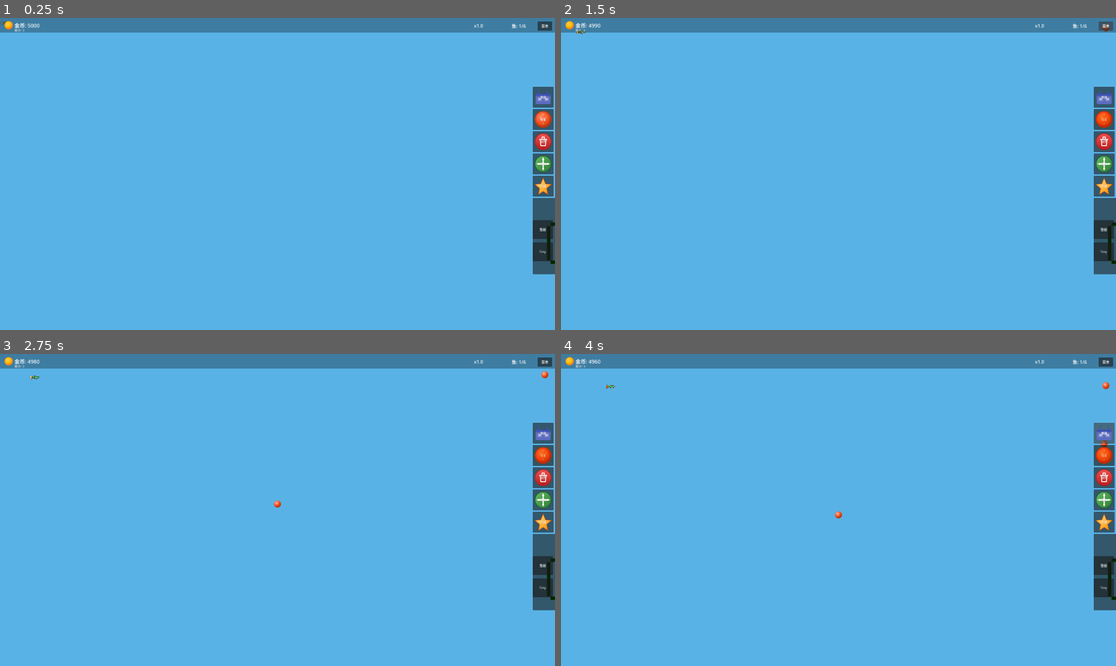
Above: before the commit, frames 1-4 (two rows, left to right).
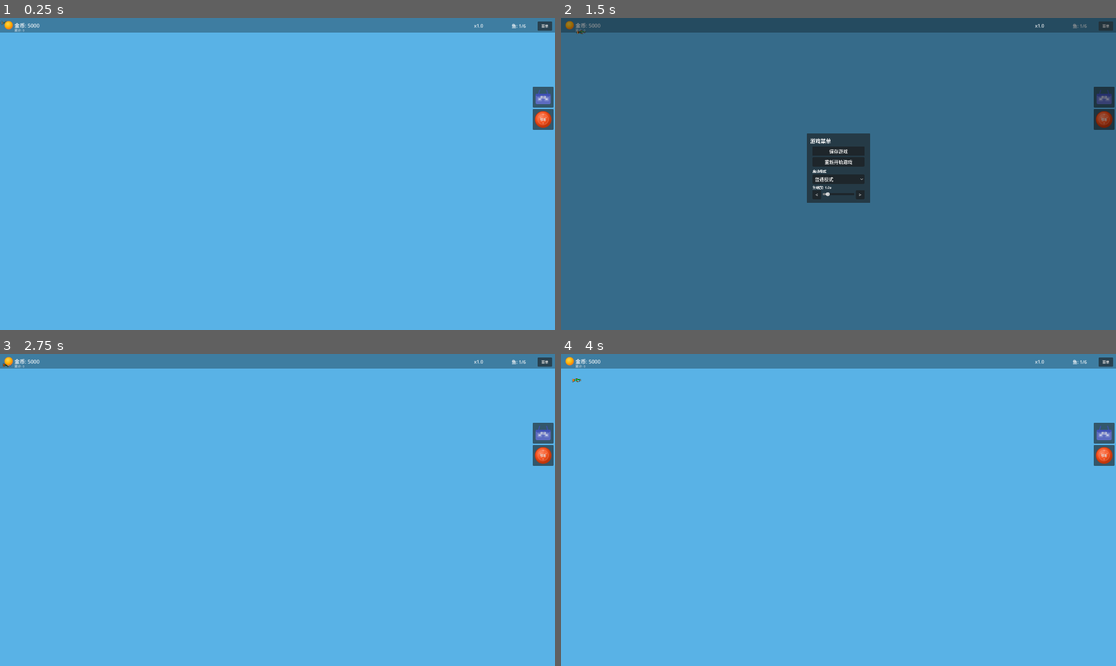
Above: after the commit, the same moments.

Repository: ZhanXuzhao/Deskquarium
Game: Godot game, scene res://main.tscn
Two runs of this game, one before a commit and one after it. Both use one fixed random seed, a clock stepped at 60 frames per second and the inputs below.
Inputs (mouse positions are in pixels of both pictures, inside the frame that each line leads up to):
- Up to frame 1 (0.25 s): no input
- Up to frame 2 (1.5 s): click "喂食" at 0.5 s; click "菜单" at 1.25 s
- Up to frame 3 (2.75 s): click (277, 497) at 2 s, where only the run after the commit has a clickable "重新开始游戏"
- Up to frame 4 (4 s): click "商店" at 2.75 s; click "商店" (after the commit: "关闭") at 3.5 s

The runs differ from the first frame. In frame 1, 1.7% of the frame differs, in the area x 95-100%, y 36-83%; in frame 2, 100%, in the area x 0-100%, y 0-100%; in frame 3, 1.9%; in frame 4, 1.9%.
Error after the commit: Invalid access to property or key 'toggle' on a base object of type 'Nil'. (res://scripts/main.gd:579)

Commit message:
refactor(main): extract FeedManager from main.gd
- Create new scripts/managers/feed_manager.gd with class_name FeedManager
- Move feed mode logic (toggle, enter/exit, cursor, food placement) to FeedManager
- Move do_feed() click-feed method to FeedManager
- main.gd delegates via feed_manager.process_feed(), handle_input(), is_active(), exit_feed_mode(), toggle()
- Reduce main.gd by ~75 lines

Diff:
--- a/scripts/main.gd
+++ b/scripts/main.gd
@@ -54,16 +54,11 @@
 var _fish_count_label: Label
 
 var _window_manager: WindowManager = null
+var _feed_manager: FeedManager = null
 
 # 装饰物放置模式
 var _placement_preview: Sprite2D = null
 var _placement_deco_type: int = -1
-
-# 投喂模式
-var _feed_mode: bool = false
-var _feed_holding: bool = false
-var _feed_hold_time: float = 0.0
-const FEED_INTERVAL: float = 1.0 / 3.0
 
 
 func _ready() -> void:
@@ -89,6 +84,17 @@
 	_window_manager.redraw_requested.connect(queue_redraw)
 	_window_manager.after_ui_shown.connect(_on_window_mode_ui_shown)
 
+	# 初始化 FeedManager
+	var fm := FeedManager.new()
+	fm.name = "FeedManager"
+	add_child(fm)
+	_feed_manager = fm
+	_feed_manager.fish_container = fish_container
+	_feed_manager.food_container = food_container
+	_feed_manager.aquarium = aquarium
+	_feed_manager.ui_container = _ui_container
+	_feed_manager.aquarium_bounds_getter = func() -> Rect2: return aquarium_bounds
+
 	# 初始缩放
 	call_deferred(&"_update_aquarium_scale")
 
@@ -218,12 +224,7 @@
 		_update_placement_preview()
 
 	_window_manager.handle_process(_delta)
-
-	if _feed_mode and _feed_holding:
-		_feed_hold_time += _delta
-		while _feed_hold_time >= FEED_INTERVAL:
-			_feed_hold_time -= FEED_INTERVAL
-			_place_food_at_mouse()
+	_feed_manager.process_feed(_delta)
 
 
 func _handle_input() -> void:
@@ -248,8 +249,8 @@
 				aqua.clear_move_selection()
 		elif Global.decoration_placement_active:
 			_cancel_placement()
-		elif _feed_mode:
-			_exit_feed_mode()
+		elif _feed_manager.is_active():
+			_feed_manager.exit_feed_mode()
 
 	var minus_pressed := Input.is_key_pressed(KEY_MINUS)
 	var equal_pressed := Input.is_key_pressed(KEY_EQUAL)
@@ -290,8 +291,9 @@
 		if Global.decoration_placement_active and not shop_panel_open:
 			_cancel_placement()
 			return
-		if _feed_mode:
-			_exit_feed_mode()
+		if _feed_manager.is_active():
+			_feed_manager.exit_feed_mode()
+			get_viewport().set_input_as_handled()
 			return
 		if _selected_fish != null:
 			_hide_fish_info()
@@ -302,16 +304,8 @@
 		if event.button_index == MOUSE_BUTTON_LEFT and event.pressed:
 			_confirm_placement()
 
-	if _feed_mode and event is InputEventMouseButton:
-		if event.button_index == MOUSE_BUTTON_LEFT:
-			if event.pressed:
-				_feed_holding = true
-				_feed_hold_time = 0.0
-				_place_food_at_mouse()
-			else:
-				_feed_holding = false
-			get_viewport().set_input_as_handled()
-			return
+	if _feed_manager.handle_input(event):
+		return
 
 
 func _unhandled_input(event: InputEvent) -> void:
@@ -582,7 +576,8 @@
 			"shop":
 				btn.pressed.connect(toggle_shop)
 			"feed":
-				btn.pressed.connect(_toggle_feed_mode.bind(btn))
+				btn.pressed.connect(_feed_manager.toggle.bind(btn))
+
 			"sell":
 				btn.pressed.connect(_toggle_sell_mode.bind(btn))
 			"move":
@@ -1044,89 +1039,6 @@
 	equipment_container.add_child(buyer)
 
 
-func do_feed() -> void:
-	if fish_container.get_child_count() == 0:
-		return
-
-	if not Global.spend(10):
-		return
-
-	var pellet_scene := preload("res://scenes/food/food_pellet.tscn")
-	var pellet_script := preload("res://scripts/food/food_pellet.gd")
-	for i in 10:
-		var pellet := pellet_scene.instantiate()
-		pellet.set_script(pellet_script)
-
-		var margin := 80
-		var x := randf_range(aquarium_bounds.position.x + margin, aquarium_bounds.position.x + aquarium_bounds.size.x - margin)
-		pellet.position = Vector2(x, aquarium_bounds.position.y + 10)
-		pellet.bottom_y = aquarium_bounds.position.y + aquarium_bounds.size.y - 10
-		food_container.add_child(pellet)
-
-		for fish in fish_container.get_children():
-			if fish.has_method("set_food_target"):
-				fish.set_food_target(pellet)
-
-
-# ── 投喂模式 ─────────────────────────────────────────────────────────────
-
-func _toggle_feed_mode(btn: Button) -> void:
-	if not _feed_mode:
-		_enter_feed_mode()
-		btn.modulate = Color(1.0, 0.8, 0.4)
-	else:
-		_exit_feed_mode()
-
-
-func _enter_feed_mode() -> void:
-	_feed_mode = true
-	# 将光标设为鱼食图标（缩放到 32x32）
-	var cursor_tex := load("res://assets/ui/ui_food.svg") as Texture2D
-	if cursor_tex:
-		var img := cursor_tex.get_image()
-		if img:
-			img.resize(32, 32, Image.INTERPOLATE_LANCZOS)
-			var scaled_tex := ImageTexture.create_from_image(img)
-			Input.set_custom_mouse_cursor(scaled_tex, Input.CURSOR_ARROW, Vector2(16, 16))
-
-
-func _exit_feed_mode() -> void:
-	_feed_mode = false
-	_feed_holding = false
-	_feed_hold_time = 0.0
-	Input.set_custom_mouse_cursor(null)
-	if is_instance_valid(_ui_container):
-		var feed_btn := _ui_container.get_node_or_null("Btn_feed") as Button
-		if feed_btn:
-			feed_btn.modulate = Color(1, 1, 1, 1)
-
-
-func _place_food_at_mouse() -> void:
-	if fish_container.get_child_count() == 0:
-		return
-	if not Global.spend(10):
-		return
-
-	var mouse_pos := get_global_mouse_position()
-	var local_pos := aquarium.to_local(mouse_pos)
-
-	var margin := 20.0
-	var clamped_x := clampf(local_pos.x, margin, aquarium_bounds.size.x - margin)
-	var clamped_y := clampf(local_pos.y, margin, aquarium_bounds.size.y - margin)
-
-	var pellet_scene := preload("res://scenes/food/food_pellet.tscn")
-	var pellet_script := preload("res://scripts/food/food_pellet.gd")
-	var pellet := pellet_scene.instantiate()
-	pellet.set_script(pellet_script)
-	pellet.position = Vector2(clamped_x, clamped_y)
-	pellet.bottom_y = aquarium_bounds.position.y + aquarium_bounds.size.y - 10
-	food_container.add_child(pellet)
-
-	for fish in fish_container.get_children():
-		if fish.has_method("set_food_target"):
-			fish.set_food_target(pellet)
-
-
 func do_upgrade() -> void:
 	var cost := 500
 	if Global.spend(cost):
--- /dev/null
+++ b/scripts/managers/feed_manager.gd
@@ -0,0 +1,153 @@
+class_name FeedManager
+extends Node2D
+
+# ── Signals ──
+signal feed_mode_changed(active: bool)
+
+
+# ── References (set by main.gd) ──
+var fish_container: Node2D
+var food_container: Node2D
+var aquarium: Node2D
+var ui_container: Node2D
+var aquarium_bounds_getter: Callable  # () -> Rect2
+
+
+# ── Public state ──
+var feed_mode: bool = false
+
+
+# ── Private state ──
+var _feed_holding: bool = false
+var _feed_hold_time: float = 0.0
+const FEED_INTERVAL: float = 1.0 / 3.0
+
+var _pellet_scene = preload("res://scenes/food/food_pellet.tscn")
+var _pellet_script = preload("res://scripts/food/food_pellet.gd")
+var _food_cursor_tex = preload("res://assets/ui/ui_food.svg")
+
+
+# ═══════════════════════════════════════════════════════
+#  Public API
+# ═══════════════════════════════════════════════════════
+
+func is_active() -> bool:
+	return feed_mode
+
+
+func exit_feed_mode() -> void:
+	feed_mode = false
+	_feed_holding = false
+	_feed_hold_time = 0.0
+	Input.set_custom_mouse_cursor(null)
+	if is_instance_valid(ui_container):
+		var feed_btn := ui_container.get_node_or_null("Btn_feed") as Button
+		if feed_btn:
+			feed_btn.modulate = Color(1, 1, 1, 1)
+	feed_mode_changed.emit(false)
+
+
+func toggle(btn: Button) -> void:
+	if not feed_mode:
+		_enter_feed_mode()
+		btn.modulate = Color(1.0, 0.8, 0.4)
+	else:
+		exit_feed_mode()
+		btn.modulate = Color(1, 1, 1, 1)
+
+
+# ═══════════════════════════════════════════════════════
+#  Process & Input (called by main.gd)
+# ═══════════════════════════════════════════════════════
+
+func process_feed(_delta: float) -> void:
+	if feed_mode and _feed_holding:
+		_feed_hold_time += _delta
+		while _feed_hold_time >= FEED_INTERVAL:
+			_feed_hold_time -= FEED_INTERVAL
+			_place_food_at_mouse()
+
+
+func handle_input(event: InputEvent) -> bool:
+	"""处理投喂模式左键点击。返回 true 表示事件已处理。"""
+	if not feed_mode:
+		return false
+	if not (event is InputEventMouseButton):
+		return false
+	if event.button_index == MOUSE_BUTTON_LEFT:
+		if event.pressed:
+			_feed_holding = true
+			_feed_hold_time = 0.0
+			_place_food_at_mouse()
+		else:
+			_feed_holding = false
+		get_viewport().set_input_as_handled()
+		return true
+	return false
+
+
+# ═══════════════════════════════════════════════════════
+#  Feed methods
+# ═══════════════════════════════════════════════════════
+
+func do_feed() -> void:
+	"""一次投放 10 颗鱼食（按钮投喂，目前未使用）"""
+	if fish_container.get_child_count() == 0:
+		return
+	if not Global.spend(10):
+		return
+	var bounds := aquarium_bounds_getter.call()
+	for i in 10:
+		var pellet := _pellet_scene.instantiate()
+		pellet.set_script(_pellet_script)
+
+		var margin := 80
+		var x := randf_range(bounds.position.x + margin, bounds.position.x + bounds.size.x - margin)
+		pellet.position = Vector2(x, bounds.position.y + 10)
+		pellet.bottom_y = bounds.position.y + bounds.size.y - 10
+		food_container.add_child(pellet)
+
+		for fish in fish_container.get_children():
+			if fish.has_method("set_food_target"):
+				fish.set_food_target(pellet)
+
+
+# ═══════════════════════════════════════════════════════
+#  Private
+# ═══════════════════════════════════════════════════════
+
+func _enter_feed_mode() -> void:
+	feed_mode = true
+	var cursor_tex := _food_cursor_tex as Texture2D
+	if cursor_tex:
+		var img := cursor_tex.get_image()
+		if img:
+			img.resize(32, 32, Image.INTERPOLATE_LANCZOS)
+			var scaled_tex := ImageTexture.create_from_image(img)
+			Input.set_custom_mouse_cursor(scaled_tex, Input.CURSOR_ARROW, Vector2(16, 16))
+	feed_mode_changed.emit(true)
+
+
+func _place_food_at_mouse() -> void:
+	if fish_container.get_child_count() == 0:
+		return
+	if not Global.spend(10):
+		return
+
+	var mouse_pos := get_global_mouse_position()
+	var local_pos := aquarium.to_local(mouse_pos)
+	var bounds := aquarium_bounds_getter.call()
+
+	var margin := 20.0
+	var clamped_x := clampf(local_pos.x, margin, bounds.size.x - margin)
+	var clamped_y := clampf(local_pos.y, margin, bounds.size.y - margin)
+
+	var pellet := _pellet_scene.instantiate()
+	pellet.set_script(_pellet_script)
+	pellet.position = Vector2(clamped_x, clamped_y)
+	pellet.bottom_y = bounds.position.y + bounds.size.y - 10
+	food_container.add_child(pellet)
+
+	for fish in fish_container.get_children():
+		if fish.has_method("set_food_target"):
+			fish.set_food_target(pellet)
